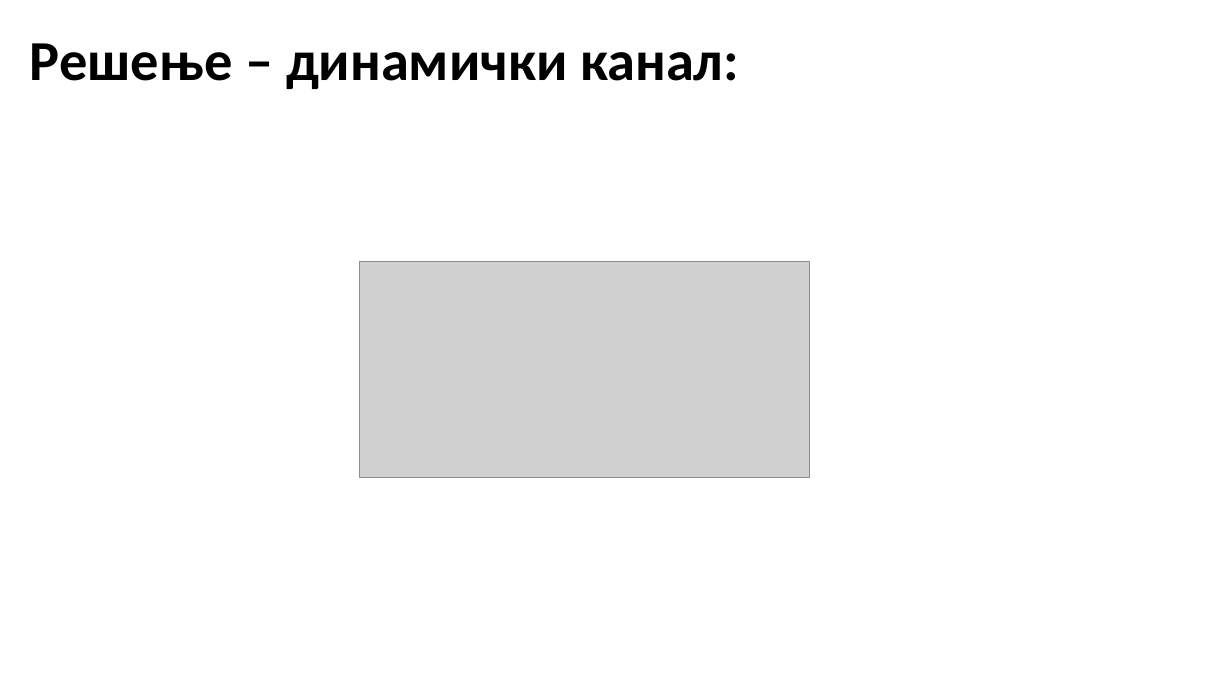
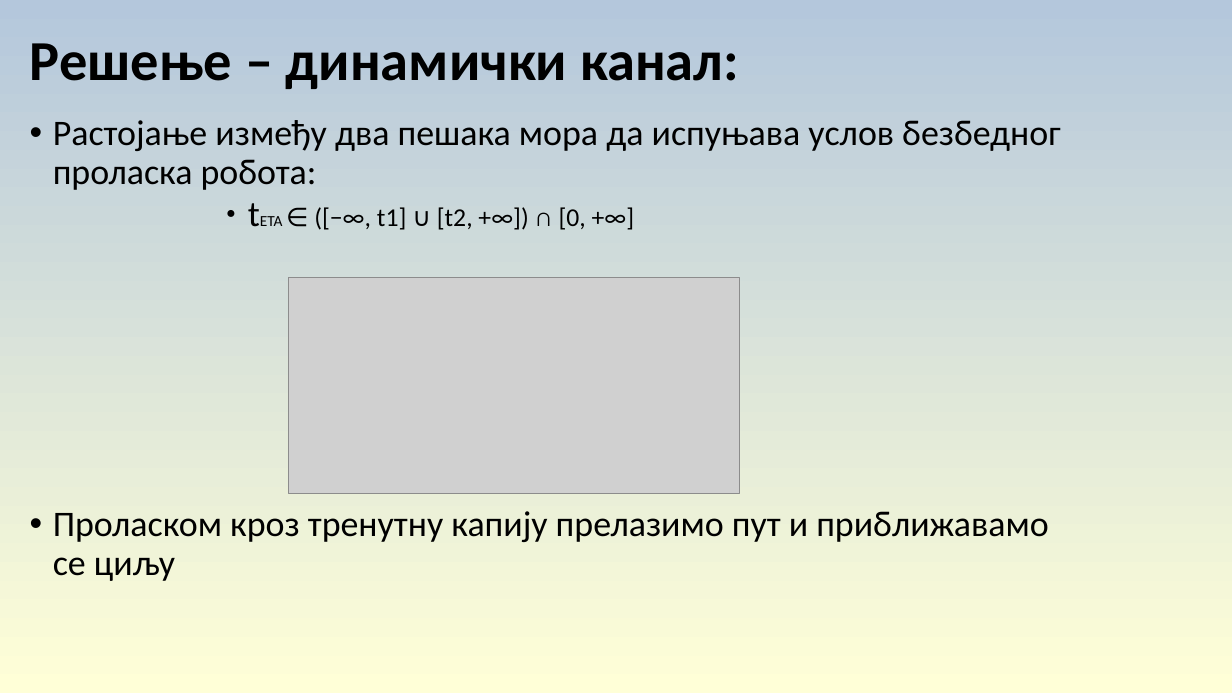
Before and after one commit to fongsd/Topologija, a slide deck: slide 10 of Тополошко планирање путање за навигацију кроз гужву .pptx. Drawn at 1232x693 pixels with LibreOffice and Linux fonts; fonts in the diff are those of the drawing; grey boxes stand for pictures. Boxes give left, top, right and bottom in pixels: in the first picture for what was removed or moved away, otherwise in the second. Text is boxed around its words. In the diff, an @@ line names an element or a change of style, - is before the commit and + after.

```diff
--- a/Тополошко планирање путање за навигацију кроз гужву .pptx
+++ b/Тополошко планирање путање за навигацију кроз гужву .pptx
@@ background #FFFFFF to gradient #B4C7DC to #FFFFD7 @@
@@ text added at <box>53,120,1060,581</box>, 28 pt, text #000000 @@
+• Растојање између два пешака мора да испуњава услов безбедног проласка робота:
+        ● tETA ∈ ([−∞, t1] ∪ [t2, +∞]) ∩ [0, +∞]
+• Проласком кроз тренутну капију прелазимо пут и приближавамо се циљу
@@ picture: place and size @@
-picture at <box>360,262,811,478</box>
+picture at <box>288,277,739,494</box>
```
Also in this commit, not shown: 14 other slides changed, 2 other files.
